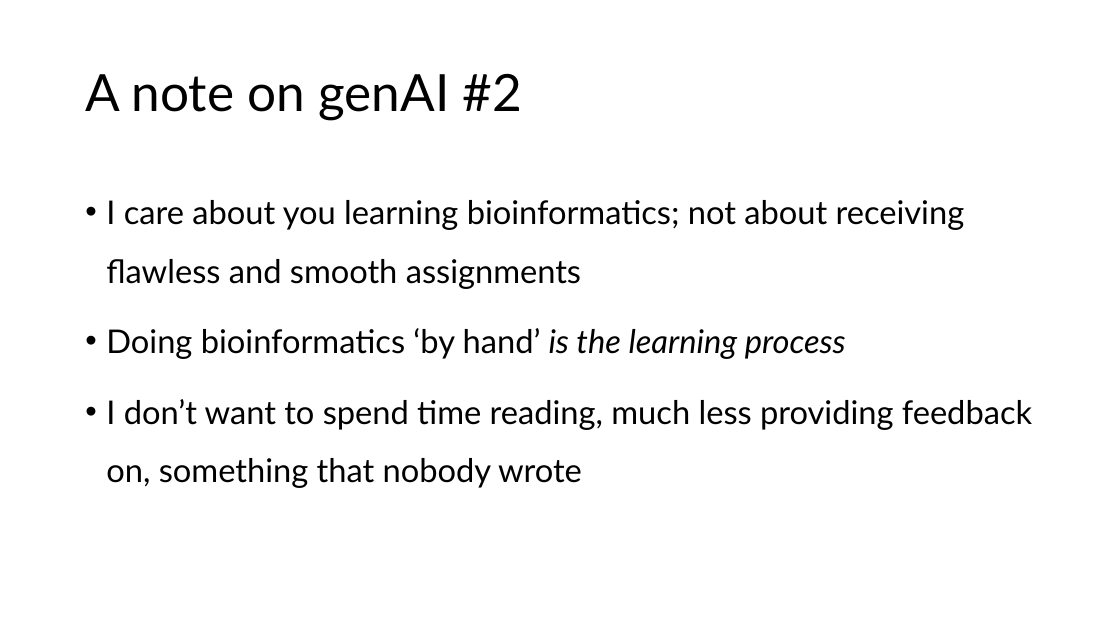
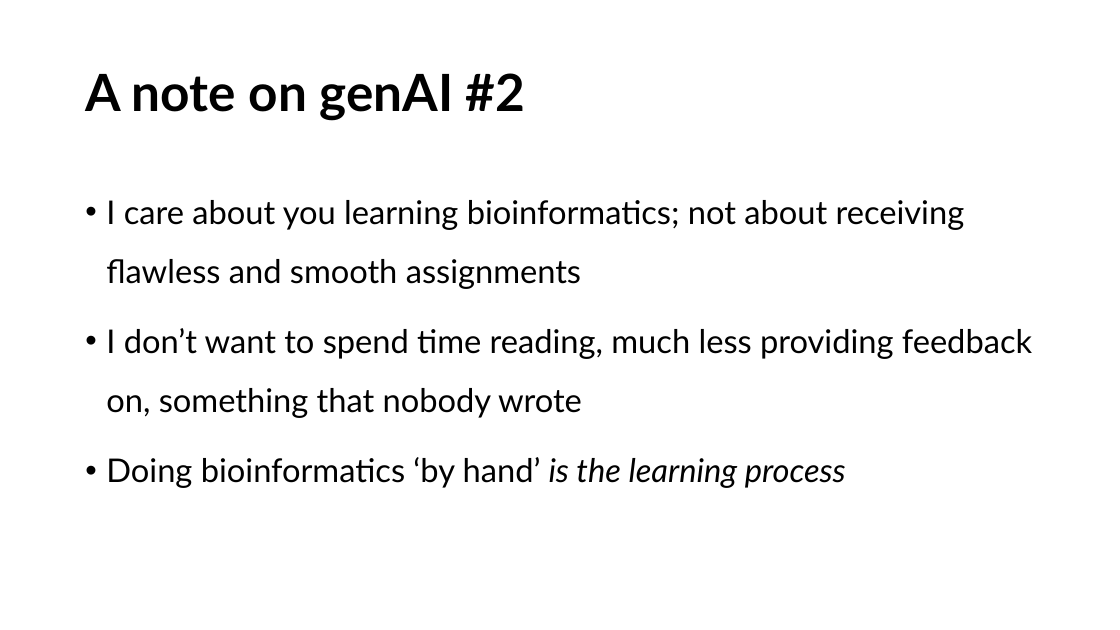
Before and after one commit to mishapaauw/molecular-data-analysis, a slide deck: slide 17 of lectures/0_course_introduction.pptx (slide 14 before the commit). Drawn at 1120x630 pixels with LibreOffice and Linux fonts; fonts in the diff are those of the drawing. Boxes give left, top, right and bottom in pixels: in the first picture for what was removed or moved away, otherwise in the second. Text is boxed around its words. In the diff, an @@ line names an element or a change of style, - is before the commit and + after.

```diff
--- a/lectures/0_course_introduction.pptx
+++ b/lectures/0_course_introduction.pptx
@@ title "A note on genAI #2" at [85, 73, 526, 120]: bold on @@
@@ text at [106, 328, 1032, 418]: paragraph added @@
+• I don’t want to spend time reading, much less providing feedback on, something that nobody wrote
@@ text at [106, 399, 1032, 488]: paragraph removed @@
-• I don’t want to spend time reading, much less providing feedback on, something that nobody wrote
```
Also in this commit, not shown: 10 other slides changed, 7 slides added, 2 slides removed, 1 other file.
